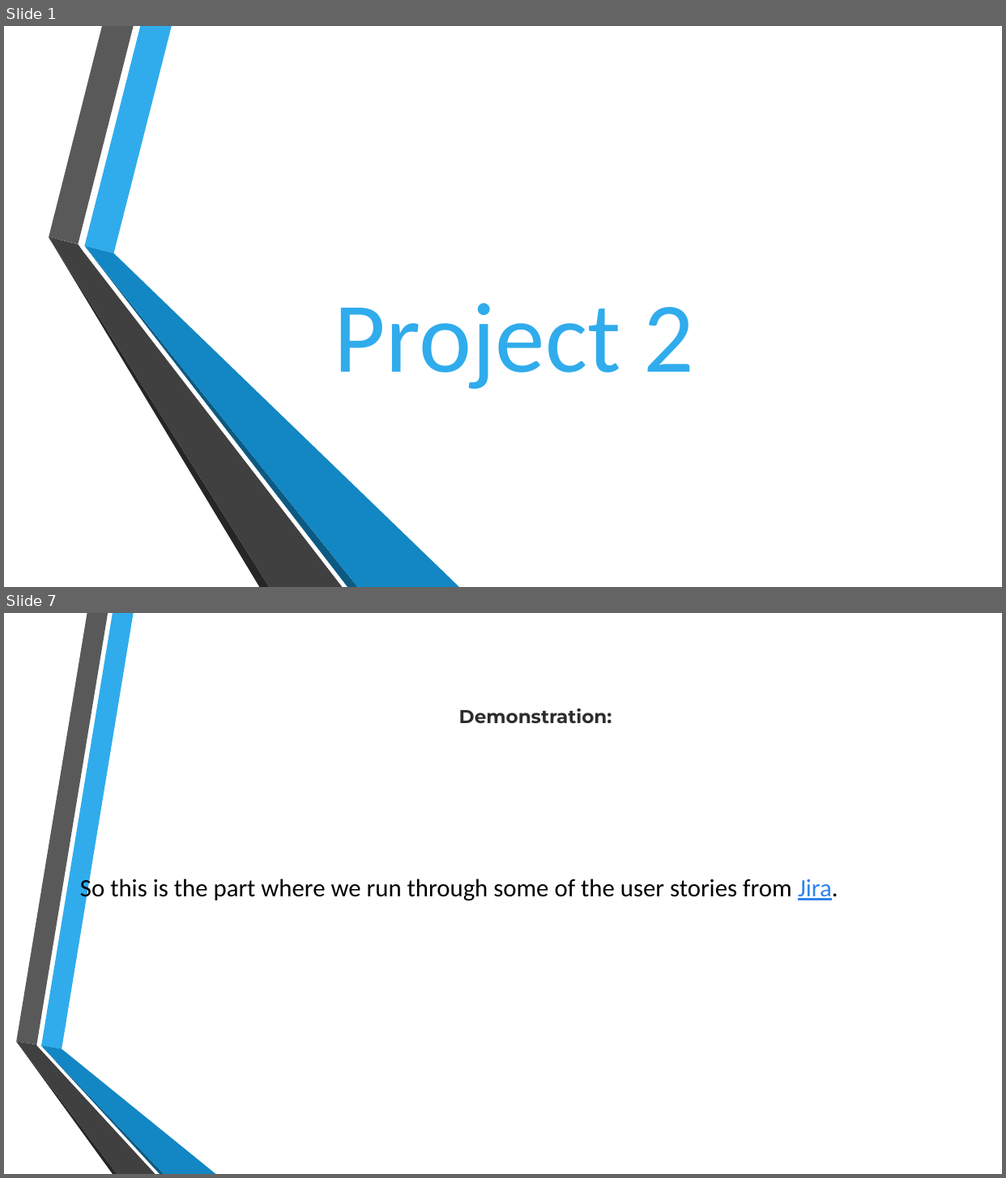
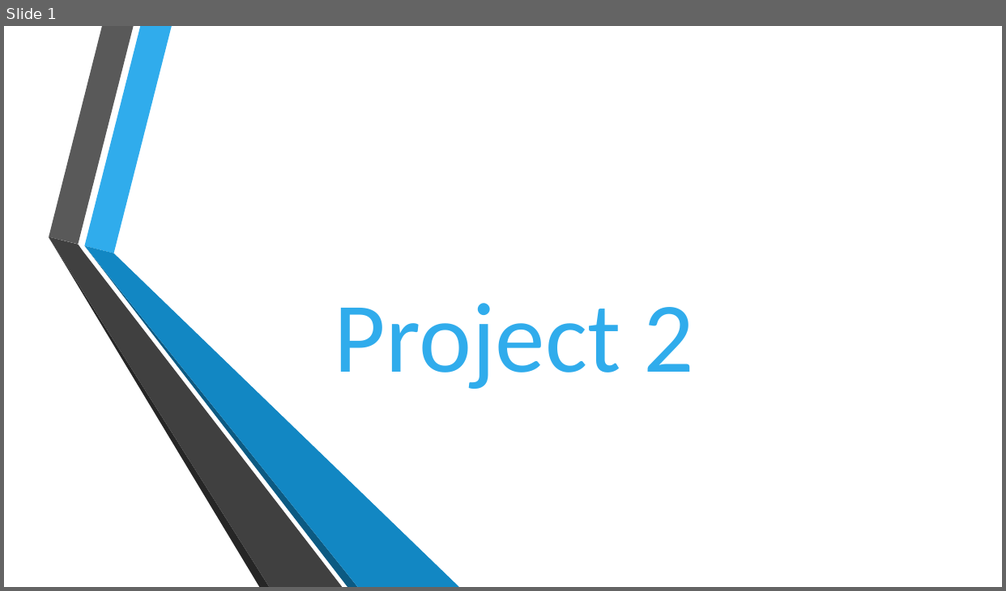
Before and after one commit to AChaffey/HWA-Project-2, a slide deck: documentation/Presentation2.pptx. Shown one above the other, each under a label of ours: slides 1 and 7 before the commit, slide 1 after it; the slides between them are not shown. The pictures are 1006x1178 and 1006x591 pixels, drawn with LibreOffice and Linux fonts; fonts in the diff are those of the drawing; background and template pictures are left out. Boxes give left, top, right and bottom in pixels: in the first picture for what was removed or moved away, otherwise in the second. Text is boxed around its words. In the diff, an @@ line names an element or a change of style, - is before the commit and + after.

```diff
--- a/documentation/Presentation2.pptx
+++ b/documentation/Presentation2.pptx
@@ slide 7 removed at bbox=[4, 613, 1002, 1174], background picture (left out) @@
@@ title removed at bbox=[459, 709, 612, 723] @@
-Demonstration:
@@ text removed at bbox=[80, 875, 838, 903] @@
-So this is the part where we run through some of the user stories from Jira.
@@ group removed at bbox=[16, 613, 216, 1174]: 6 freeform shapes @@
```
Also in this commit, not shown: 8 slides changed, 1 slide added, 3 other slides removed.
